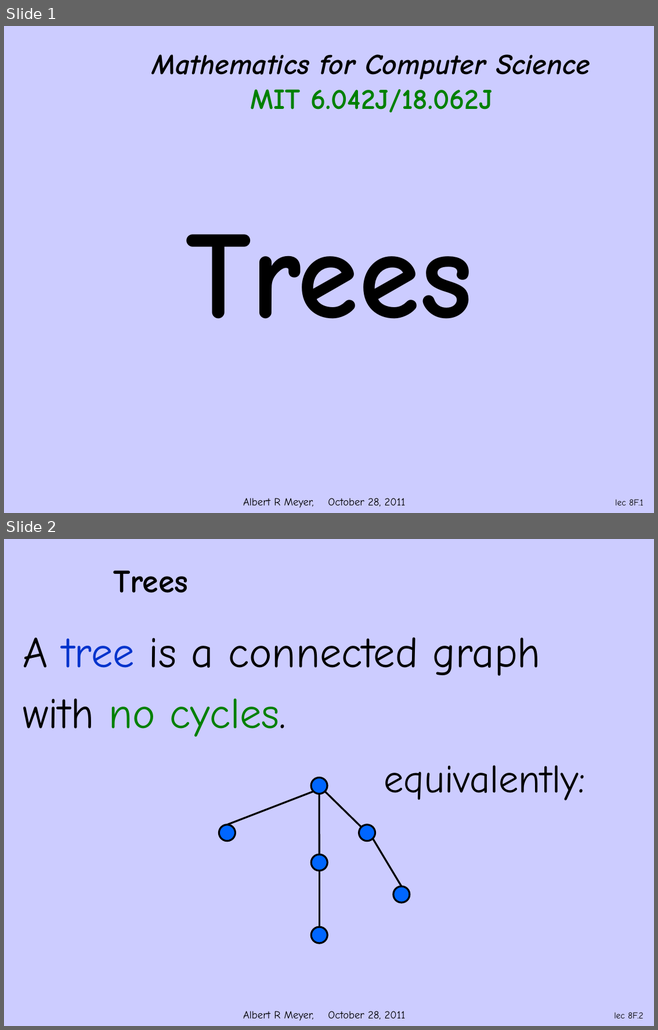
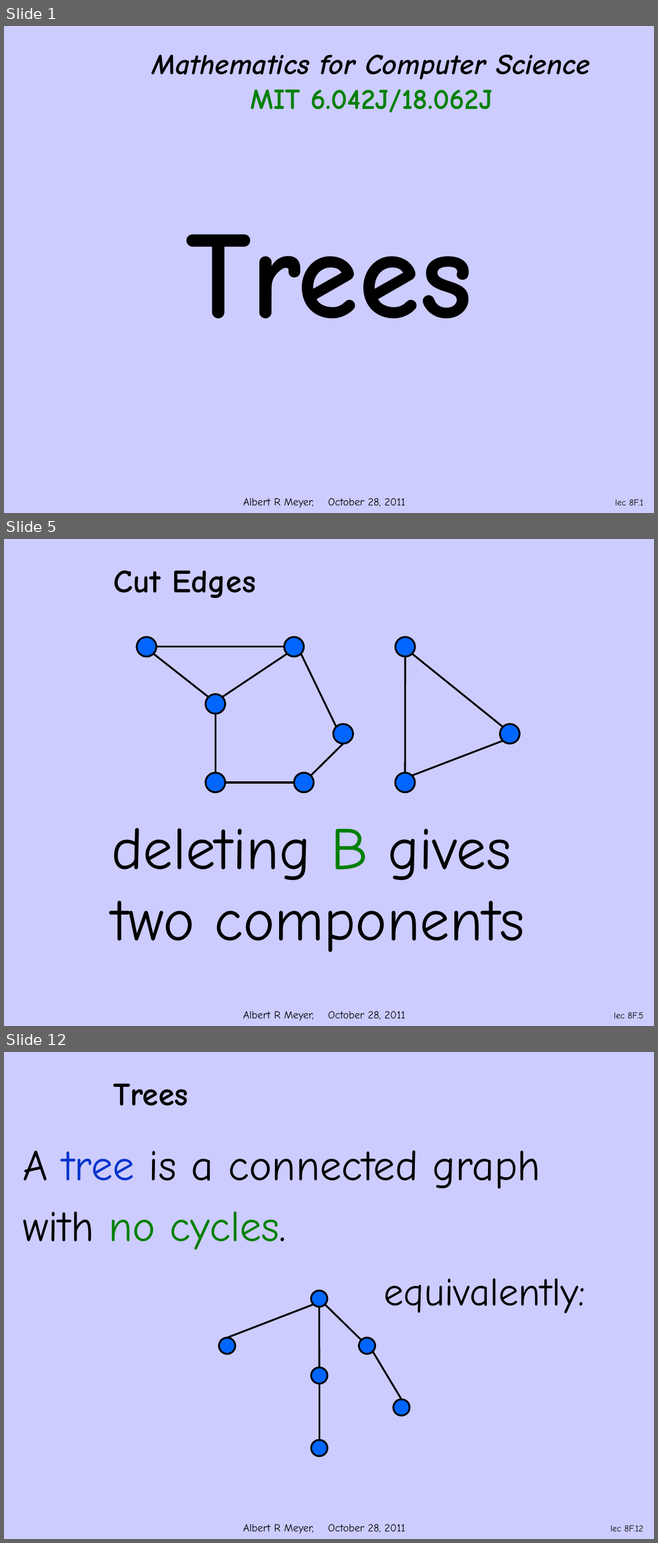
Before and after one commit to armeyer/mcs_web, a slide deck: fall11/slidesF11/slides9m.pptx. Shown one above the other, each under a label of ours: slides 1 and 2 before the commit, slides 1, 5 and 12 after it; the slides between them are not shown. The pictures are 658x1030 and 658x1543 pixels, drawn with LibreOffice and Linux fonts; fonts in the diff are those of the drawing; background and template pictures are left out. Boxes give left, top, right and bottom in pixels: in the first picture for what was removed or moved away, otherwise in the second. Text is boxed around its words. In the diff, an @@ line names an element or a change of style, - is before the commit and + after.

```diff
--- a/fall11/slidesF11/slides9m.pptx
+++ b/fall11/slidesF11/slides9m.pptx
@@ slide 5 added at [4,539,654,1026], background #CCCCFF; not listed: 1 template element that a slide beside it also shows @@
@@ title added at [114,570,256,598], 36 pt, text #000000, bold @@
+Cut Edges
@@ ellipse added at [136,637,156,657], fill #0066FF, outline #000000 2 pt @@
@@ ellipse added at [284,637,303,657], fill #0066FF, outline #000000 2 pt @@
@@ ellipse added at [395,637,415,657], fill #0066FF, outline #000000 2 pt @@
@@ line added from (154, 654) to (208, 697), #000000 2 pt @@
@@ line added from (284, 647) to (156, 647), #000000 2 pt @@
@@ line added from (222, 697) to (286, 654), #000000 2 pt @@
@@ line added from (301, 654) to (336, 727), #000000 2 pt @@
@@ line added from (405, 657) to (405, 773), #000000 2 pt @@
@@ line added from (412, 654) to (502, 727), #000000 2 pt @@
@@ ellipse added at [205,694,225,714], fill #0066FF, outline #000000 2 pt @@
@@ line added from (215, 714) to (215, 773), #000000 2 pt @@
@@ ellipse added at [333,724,353,744], fill #0066FF, outline #000000 2 pt @@
@@ ellipse added at [500,724,519,744], fill #0066FF, outline #000000 2 pt @@
@@ line added from (311, 776) to (343, 744), #000000 2 pt @@
@@ line added from (502, 741) to (412, 776), #000000 2 pt @@
@@ ellipse added at [205,773,225,792], fill #0066FF, outline #000000 2 pt @@
@@ ellipse added at [294,773,313,792], fill #0066FF, outline #000000 2 pt @@
@@ ellipse added at [395,773,415,792], fill #0066FF, outline #000000 2 pt @@
@@ line added from (225, 783) to (294, 783), #000000 2 pt @@
@@ text added at [111,828,525,953], 66 pt, text #000000 @@
+deleting B gives
+two components
@@ page number added at [614,1012,643,1019], 10 pt, text #000000 @@
+lec 8F.5
@@ what was slide 2 is now slide 12 @@
@@ page number at [610,1525,643,1532]: text changed @@
-lec 8F.2
+lec 8F.12
```
Also in this commit, not shown: 8 slides changed, 9 other slides added, 10 other files.
